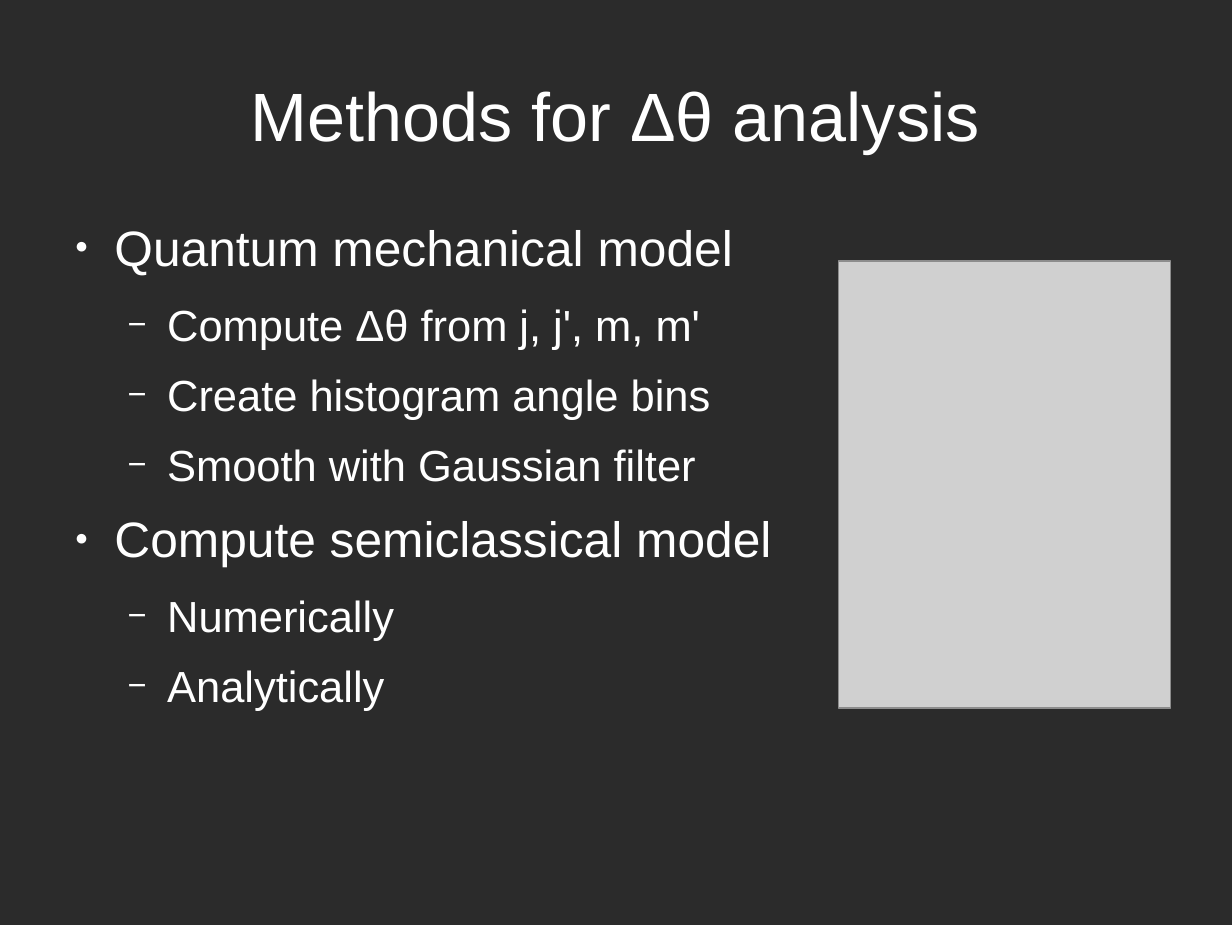
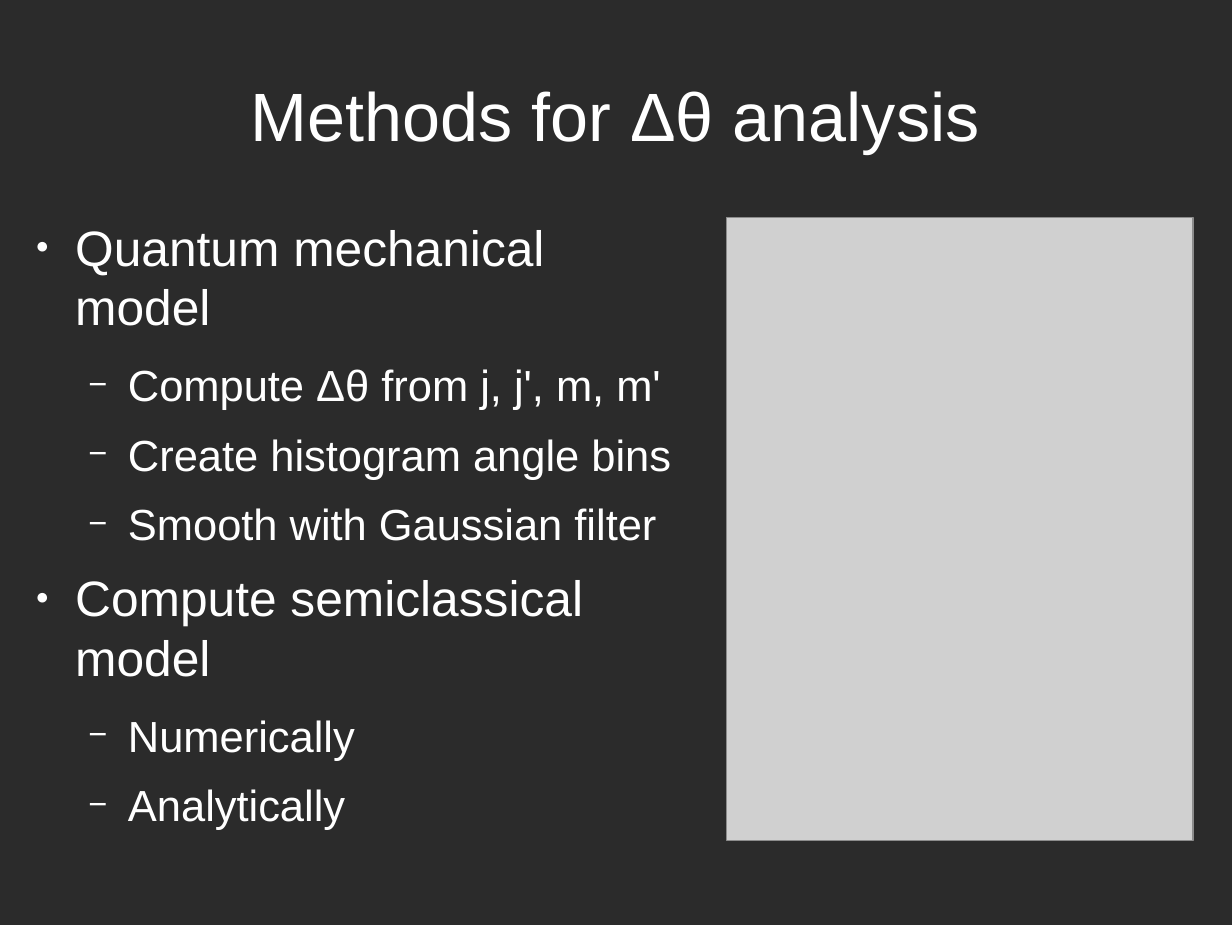
Before and after one commit to atowneND/HeNaK_Collisions, a slide deck: slide 15 of Presentation.odp. Drawn at 1232x925 pixels with LibreOffice and Linux fonts; fonts in the diff are those of the drawing; grey boxes stand for pictures; background and template pictures are left out; a plain dark background stands for a picture behind light text. Boxes give left, top, right and bottom in pixels: in the first picture for what was removed or moved away, otherwise in the second. Text is boxed around its words. In the diff, an @@ line names an element or a change of style, - is before the commit and + after.

```diff
--- a/Presentation.odp
+++ b/Presentation.odp
@@ text "Quantum mechanical model" rewrapped from (114, 230, 771, 711) to (75, 230, 671, 830) @@
@@ picture: place and size @@
-picture at (838, 260, 1171, 708)
+picture at (727, 218, 1193, 841)
```
Also in this commit, not shown: 13 other slides changed, 1 slide added, 1 slide removed.
